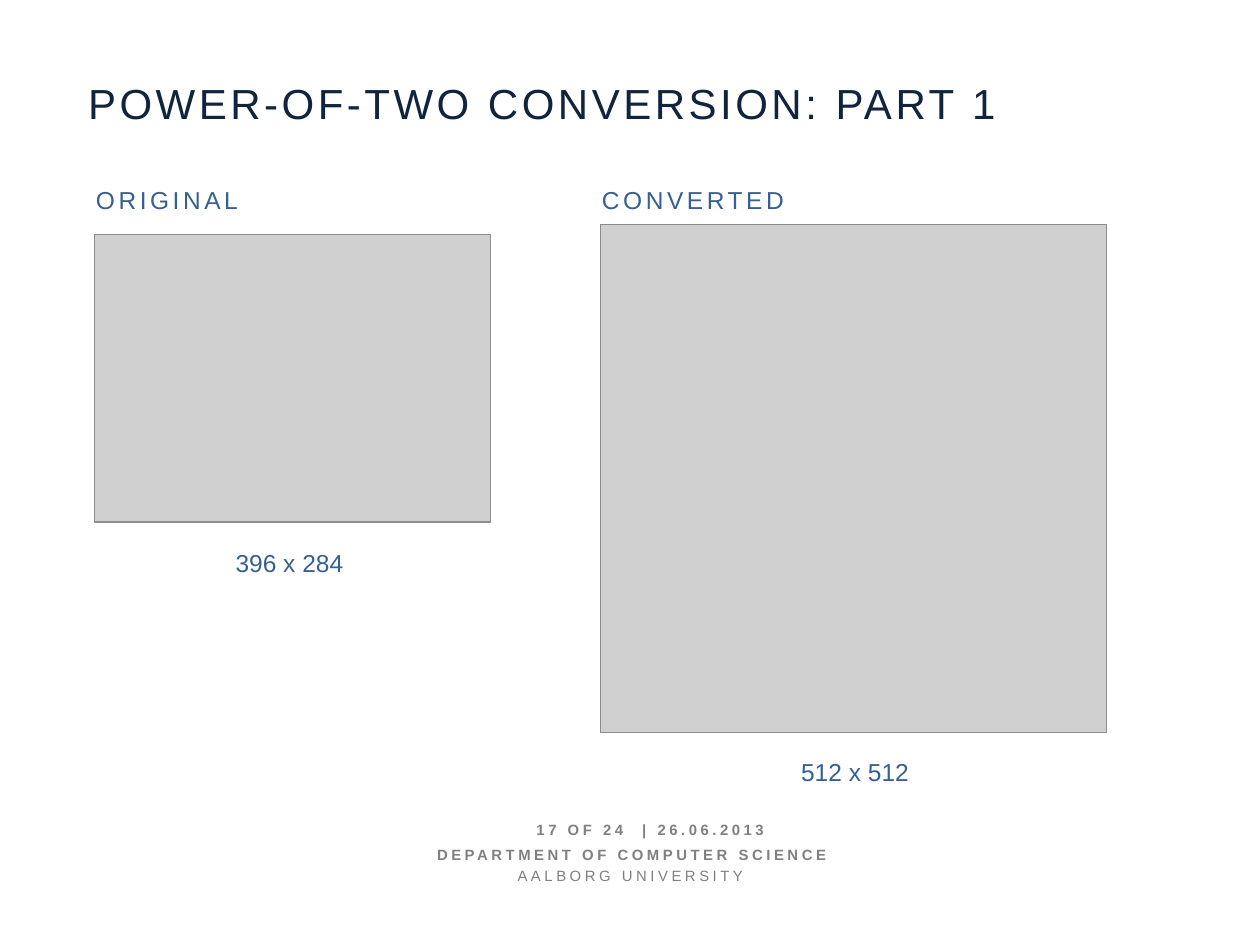
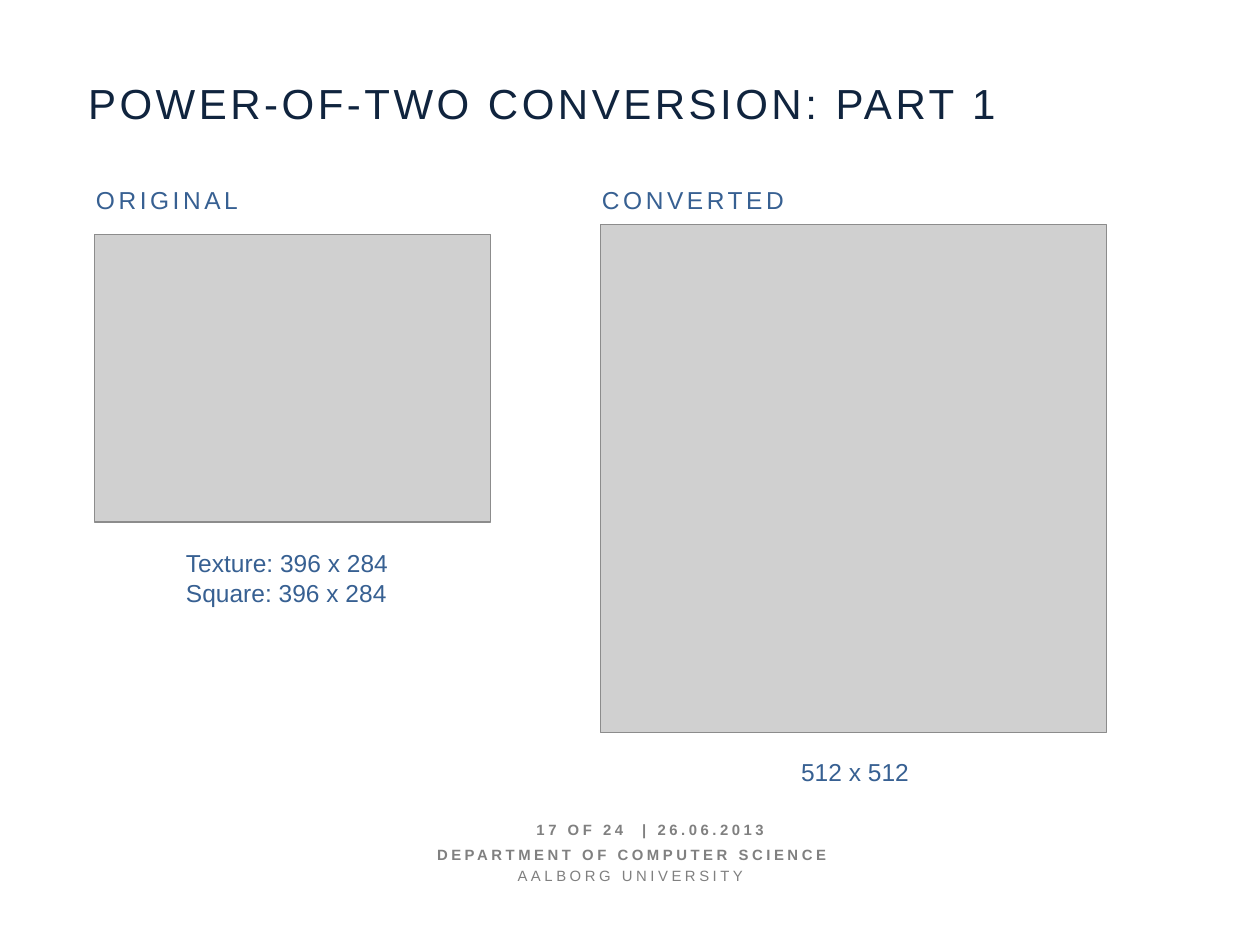
Before and after one commit to figa12/sw606f13, a slide deck: slide 17 of slides/main.pptx. Drawn at 1260x945 pixels with LibreOffice and Linux fonts; fonts in the diff are those of the drawing; grey boxes stand for pictures. Boxes give left, top, right and bottom in pixels: in the first picture for what was removed or moved away, otherwise in the second. Text is boxed around its words. In the diff, an @@ line names an element or a change of style, - is before the commit and + after.

```diff
--- a/slides/main.pptx
+++ b/slides/main.pptx
@@ text at box(186, 555, 388, 607): text changed @@
-396 x 284
+Texture: 396 x 284
+Square: 396 x 284
```
Also in this commit, not shown: 6 other slides changed.
